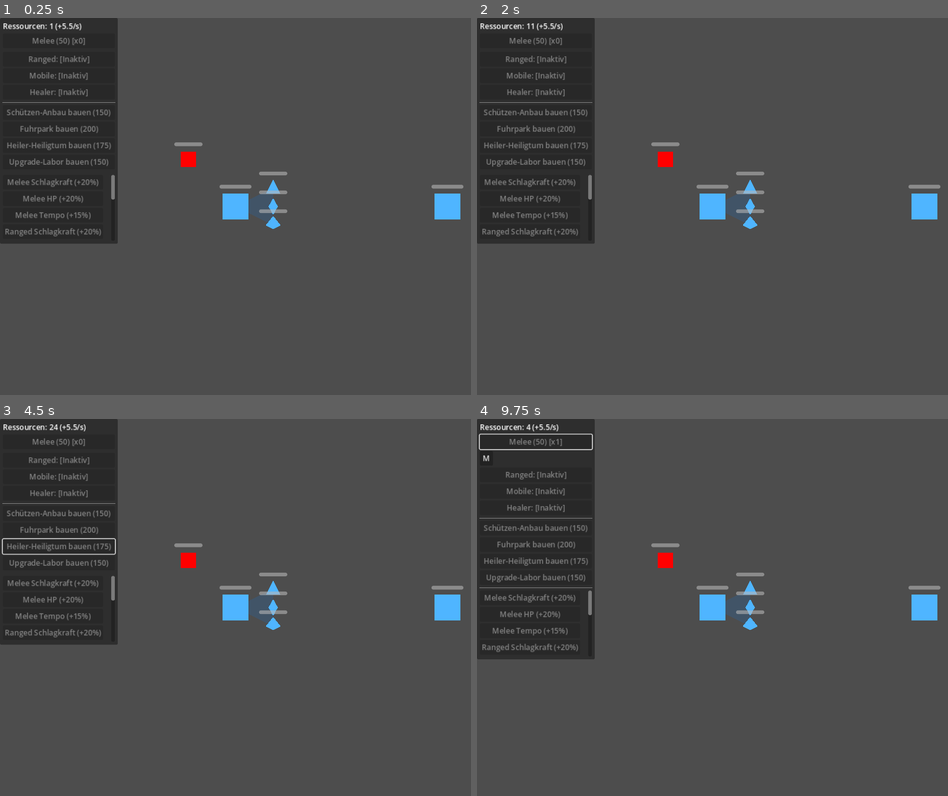
Above: before the commit, frames 1-4 (two rows, left to right).
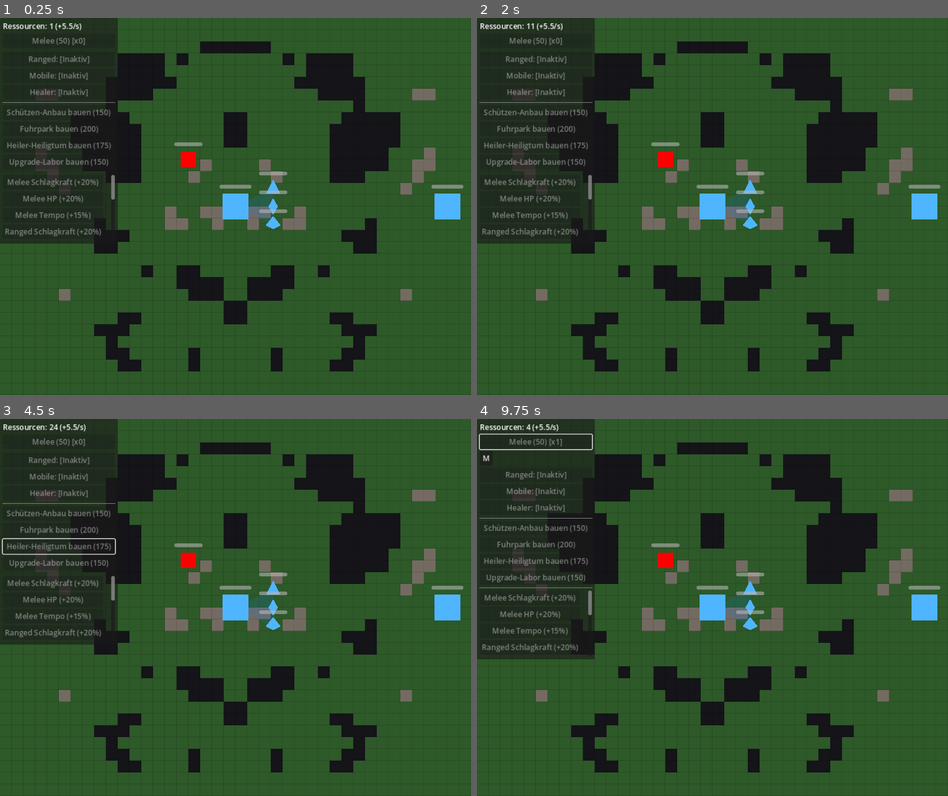
Above: after the commit, the same moments.

Repository: neuhier/airts
Game: Godot game, scene res://scenes/main/main.tscn
The game is run twice, just before and just after one commit, with the same random seed, the same clock (stepped at 60 frames per second) and the same inputs.
Inputs (mouse positions are in pixels of both pictures, inside the frame that each line leads up to):
- Up to frame 1 (0.25 s): no input
- Up to frame 2 (2 s): tap Enter at 0.5 s; move the mouse to (816, 187) at 0.52 s; click (816, 187) at 0.67 s; tap Space at 1.25 s; drag from (618, 225) to (688, 281) at 1.27 s
- Up to frame 3 (4.5 s): move the mouse to (282, 524) at 2.02 s; click (282, 524) at 2.17 s; drag from (211, 682) to (94, 550) at 2.77 s; move the mouse to (376, 664) at 3.52 s; click (376, 664) at 3.67 s; tap Enter at 4.25 s; drag from (94, 550) to (164, 513) at 4.27 s
- Up to frame 4 (9.75 s): move the mouse to (736, 607) at 5.02 s; click (736, 607) at 5.17 s; drag from (641, 513) to (618, 626) at 5.77 s; move the mouse to (816, 588) at 6.52 s; click (816, 588) at 6.67 s; drag from (618, 626) to (688, 682) at 7.27 s; tap Space at 8 s; move the mouse to (759, 524) at 8.02 s; click (759, 524) at 8.17 s; drag from (688, 682) to (571, 550) at 8.77 s; click "Melee (50) [x0]" at 9.5 s

The runs differ from the first frame. In frame 1, 84% of the frame differs, in the area x 0-100%, y 0-100%; in frame 2, 84%; in frame 3, 84%; in frame 4, 83%.

Commit message:
Added random maps
Co-authored-by: Ona <no-reply@ona.com>

Diff:
--- a/scenes/main/main.tscn
+++ b/scenes/main/main.tscn
@@ -8,9 +8,14 @@
 [ext_resource type="PackedScene" uid="uid://bkpb5yeff5gr5" path="res://scenes/structures/headquarters.tscn" id="6"]
 [ext_resource type="PackedScene" uid="uid://cl4xcc8qgh537" path="res://scenes/main/gui.tscn" id="7"]
 [ext_resource type="Script" path="res://scripts/main/territory_visualizer.gd" id="8"]
+[ext_resource type="Script" path="res://scripts/main/map_visualizer.gd" id="9"]
 
 [node name="Main" type="Node2D"]
 script = ExtResource("1")
+
+[node name="MapVisualizer" type="Node2D" parent="."]
+z_index = -10
+script = ExtResource("9")
 
 [node name="Camera2D" type="Camera2D" parent="."]
 position = Vector2(500, 400)
--- /dev/null
+++ b/scripts/core/map_manager.gd
@@ -0,0 +1,86 @@
+extends RefCounted
+class_name MapManager
+## Procedural, horizontally-mirrored terrain grid (static, like
+## `ResourceManager` — reachable as `MapManager.foo()` without a node
+## reference, and works identically in headless test scripts).
+##
+## Mirroring the left half onto the right half guarantees both teams'
+## starting territory is tactically symmetric, matching the mirrored-HQ
+## layout in `main.tscn`.
+
+enum TerrainType { GROUND, MOUNTAIN, OBSTACLE }
+
+const MAP_WIDTH := 40
+const MAP_HEIGHT := 40
+## World-space size of one grid cell — must match the scale units actually
+## move at (see `main.tscn`'s 1000x800 play area) for grid lookups from
+## `global_position` to line up with the generated terrain.
+const TILE_SIZE := 25.0
+
+## HQ spawn columns (extreme left / mirrored extreme right) forced to
+## GROUND regardless of noise, so a base never generates inside an
+## impassable obstacle or a slowing mountain.
+const _BASE_CLEAR_COLUMNS := 3
+
+static var map_grid: Dictionary = {}  # Vector2i -> TerrainType
+static var _generated: bool = false
+
+
+## Generates (once) the mirrored terrain grid. Safe to call multiple times
+## — subsequent calls are no-ops unless `force` is true (used by headless
+## tests that need a fresh map between cases).
+static func generate(seed_value: int = 0, force: bool = false) -> void:
+	if _generated and not force:
+		return
+	map_grid.clear()
+
+	var noise := FastNoiseLite.new()
+	noise.seed = seed_value
+	noise.noise_type = FastNoiseLite.TYPE_PERLIN
+	# Default frequency (0.01) keeps get_noise_2d() output within a tiny
+	# band around 0 for integer grid coords, so OBSTACLE's < -0.2 threshold
+	# was effectively unreachable. A higher frequency spreads the sampled
+	# range across roughly [-1, 1] so all three terrain types actually
+	# appear.
+	noise.frequency = 0.15
+
+	for x in range(MAP_WIDTH / 2):
+		for y in range(MAP_HEIGHT):
+			var sampled := _sample_terrain(noise, x, y)
+			var pos := Vector2i(x, y)
+			var mirrored_pos := Vector2i(MAP_WIDTH - 1 - x, y)
+			map_grid[pos] = sampled
+			map_grid[mirrored_pos] = sampled
+
+	_force_clear_base_columns()
+	_generated = true
+
+
+static func _sample_terrain(noise: FastNoiseLite, x: int, y: int) -> TerrainType:
+	var value := noise.get_noise_2d(x, y)
+	if value < -0.2:
+		return TerrainType.OBSTACLE
+	elif value > 0.3:
+		return TerrainType.MOUNTAIN
+	return TerrainType.GROUND
+
+
+static func _force_clear_base_columns() -> void:
+	for x in range(_BASE_CLEAR_COLUMNS):
+		for y in range(MAP_HEIGHT):
+			map_grid[Vector2i(x, y)] = TerrainType.GROUND
+			map_grid[Vector2i(MAP_WIDTH - 1 - x, y)] = TerrainType.GROUND
+
+
+## Converts a world-space position (e.g. `unit.global_position`) to the
+## grid cell it falls in.
+static func world_to_grid(world_position: Vector2) -> Vector2i:
+	return Vector2i(int(floor(world_position.x / TILE_SIZE)), int(floor(world_position.y / TILE_SIZE)))
+
+
+## Terrain at `world_position`, defaulting to GROUND for any position
+## outside the generated grid (e.g. before `generate()` has run).
+static func get_terrain_at(world_position: Vector2) -> TerrainType:
+	if not _generated:
+		generate()
+	return map_grid.get(world_to_grid(world_position), TerrainType.GROUND)
--- /dev/null
+++ b/scripts/main/map_visualizer.gd
@@ -0,0 +1,32 @@
+extends Node2D
+class_name MapVisualizer
+## Draws `MapManager.map_grid` as flat-colored tiles so the procedural
+## terrain is actually visible (previously data-only). Drawn once — the
+## grid never changes after `MapManager.generate()` runs — so this uses
+## `_ready()` + a single `queue_redraw()` rather than redrawing every frame
+## like `TerritoryVisualizer` (whose underlying data changes constantly).
+
+@export var ground_color := Color(0.18, 0.35, 0.16, 1.0)
+@export var mountain_color := Color(0.45, 0.42, 0.38, 1.0)
+@export var obstacle_color := Color(0.08, 0.08, 0.1, 1.0)
+@export var grid_line_color := Color(0, 0, 0, 0.08)
+
+
+func _ready() -> void:
+	MapManager.generate()
+	queue_redraw()
+
+
+func _draw() -> void:
+	var tile := MapManager.TILE_SIZE
+	for coords in MapManager.map_grid:
+		var terrain: MapManager.TerrainType = MapManager.map_grid[coords]
+		var color := ground_color
+		match terrain:
+			MapManager.TerrainType.MOUNTAIN:
+				color = mountain_color
+			MapManager.TerrainType.OBSTACLE:
+				color = obstacle_color
+		var rect := Rect2(Vector2(coords) * tile, Vector2(tile, tile))
+		draw_rect(rect, color, true)
+		draw_rect(rect, grid_line_color, false)
--- a/scripts/units/unit.gd
+++ b/scripts/units/unit.gd
@@ -56,6 +56,7 @@
 	_base_damage = damage
 	_base_max_hp = max_hp
 	_base_move_speed = move_speed
+	_base_attack_range = attack_range
 
 	# Newly-produced units start with whatever multipliers have already
 	# been researched for their team/class (baseline application, see
@@ -71,7 +72,20 @@
 	_update_hp_bar()
 
 
+## Mountain terrain modifiers, applied/removed live as a unit crosses tile
+## boundaries (see `_apply_terrain_modifiers()`), always relative to the
+## unit's current design-time base stats — so they compose correctly with
+## `UpgradeManager` multipliers instead of overwriting them.
+const _MOUNTAIN_SPEED_MULTIPLIER := 0.6
+const _MOUNTAIN_ATTACK_RANGE_BONUS := 150.0
+
+var _base_attack_range: float
+var _on_mountain: bool = false
+
+
 func _physics_process(delta: float) -> void:
+	_apply_terrain_modifiers()
+
 	if manual_target and (not is_instance_valid(manual_target) or not manual_target.is_alive()):
 		manual_target = null
 
@@ -192,6 +206,22 @@
 		_current_target.take_damage(damage)
 
 
+## Checks the terrain tile the unit currently stands on and toggles the
+## mountain speed penalty / range bonus accordingly. Cheap no-op when
+## nothing changed (`_on_mountain` only flips at tile-boundary crossings).
+func _apply_terrain_modifiers() -> void:
+	var is_mountain := MapManager.get_terrain_at(global_position) == MapManager.TerrainType.MOUNTAIN
+	if is_mountain == _on_mountain:
+		return
+	_on_mountain = is_mountain
+	if is_mountain:
+		move_speed = _base_move_speed * _MOUNTAIN_SPEED_MULTIPLIER
+		attack_range = _base_attack_range + _MOUNTAIN_ATTACK_RANGE_BONUS
+	else:
+		move_speed = _base_move_speed
+		attack_range = _base_attack_range
+
+
 func _move_towards_target() -> void:
 	_move_towards(move_target)
 
@@ -201,7 +231,15 @@
 	if to_target.length() <= arrival_threshold:
 		velocity = Vector2.ZERO
 		return
-	velocity = to_target.normalized() * move_speed
+	var direction := to_target.normalized()
+	# OBSTACLE tiles are impassable: stop short instead of walking into one.
+	# Checked a tile-width ahead (rather than one physics step ahead) so the
+	# unit visibly halts at the obstacle's edge instead of clipping into it.
+	var probe := global_position + direction * MapManager.TILE_SIZE
+	if MapManager.get_terrain_at(probe) == MapManager.TerrainType.OBSTACLE:
+		velocity = Vector2.ZERO
+		return
+	velocity = direction * move_speed
 
 
 func _update_hp_bar() -> void:
Not shown: 1 places in scenes/main/main.tscn that only renumber resources
Not shown, added: scripts/dev/restart_demo.sh
